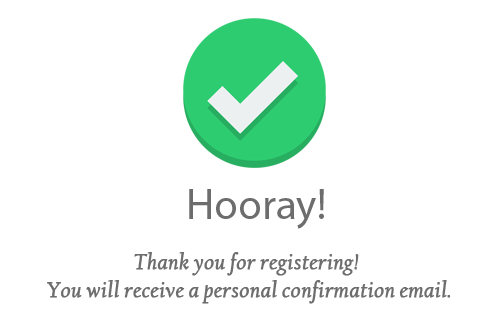
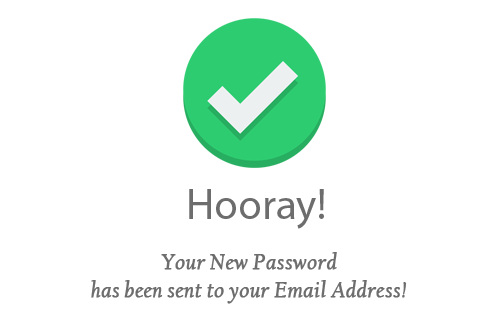
Before/after of a w=500, h=327 layered artwork. What changed in the layer stack:
added layer "Your New Password has been sent to your Email Address!" above "Thank you for registering! You will receive a personal confirm" over [91, 252, 407, 304]
hid "Thank you for registering! You will receive a personal confirm" over [47, 252, 451, 304]
